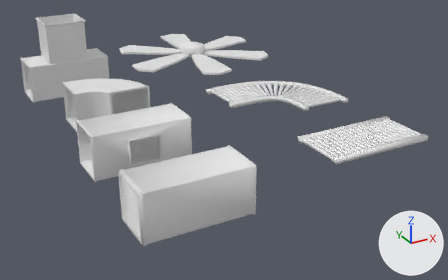
The Blender file Modelos/Blends/industria assets.blend: old version first, new version second.
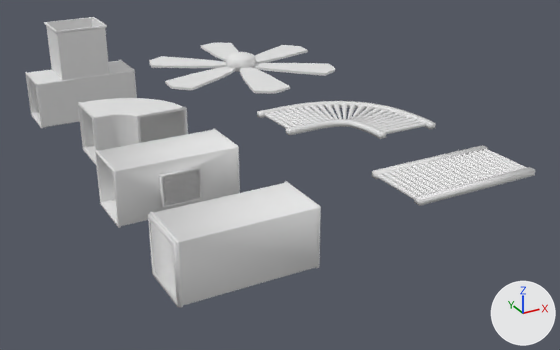
The first picture shows the older version from a 50 mm lens placed at (-1.17, -4.73, 4.03), pointed at (4.04, 4.74, -0.7). The close-ups show both versions on the part from 0% to 100% of the width and 0% to 100% of the height of that picture; other places that the commit changed are outside them. Arrows for +X, +Y and +Z are at lower right; the lights stay in place.

The scene before the commit, as lines of its bpy script (objects in view):
```python
me_cube = bpy.data.meshes.new('Cube')
me_cube.from_pydata(...)  # 104 vertices, 104 faces; spans x -0.82..0.82, y -0.38..0.38, z -0.38..0.38
me_cube_009 = bpy.data.meshes.new('Cube.009')
me_cube_009.from_pydata(...)  # 20 vertices, 10 faces; spans x -1.042..-0.982, y -1.709..-0.884, z 0.137..0.201
me_cube_009.polygons.foreach_set('use_smooth', [True] * 10)
me_cube_011 = bpy.data.meshes.new('Cube.011')
me_cube_011.from_pydata(...)  # 168 vertices, 92 faces; spans x -0.026..0.004, y -0.372..0.372, z -0.371..0.362
ob_dutoventilacao = bpy.data.objects.new('DutoVentilacao', me_cube)
ob_dutoventilacao.location = (2.0, 2.0, 0.0)
ob_esteira_curva = bpy.data.objects.new('Esteira.Curva', me_cube_009)
ob_esteira_curva.location = (6.01, 5.9, 0.0)
_m = ob_esteira_curva.modifiers.new('Array', 'ARRAY')
_m.fit_type = 'FIT_CURVE'
_m.count = 20
_m.curve = ob_béziercurve
_m.relative_offset_displace = (1.5, 0.0, 0.0)
_m = ob_esteira_curva.modifiers.new('Curve', 'CURVE')
_m.object = ob_béziercurve
ob_grade_dutoventilacao = bpy.data.objects.new('Grade.DutoVentilacao', me_cube_011)
ob_grade_dutoventilacao.location = (1.18, 2.0, 0.0)
# also in view: 'Esteira.Lado' at (5.0, 2.0, 0.17); 'DutoVentilacao.T' at (2.0, 8.0, 0.4); 'DutoVentilacao.Curvo' at (2.17, 5.87, 0.0); 'Ventilador.Centro' at (5.0, 8.0, 0.18); 'Ventilador.Elices' at (5.0, 8.0, 0.07)
```
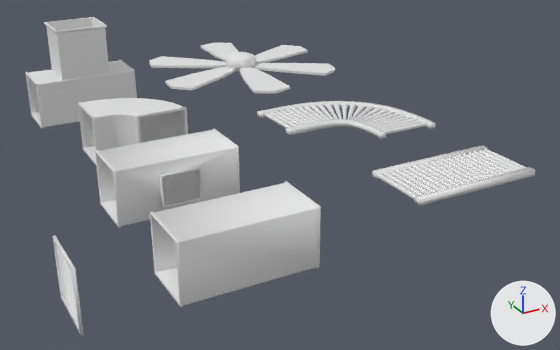
Location of each change, [x1, y1, x2, y2] in pixels of the close-ups (560 x 350 px):
'Grade.DutoVentilacao', moved: before [148, 214, 181, 307]; after [53, 235, 84, 335]
'Esteira.Lado', unchanged, covered by the edit: before [372, 145, 535, 206]
'Esteira.Curva.Lado', unchanged, covered by the edit: before [257, 101, 436, 139]

The change, as a diff of the scene's bpy script:
```diff
--- a/Modelos/Blends/industria assets.blend.py
+++ b/Modelos/Blends/industria assets.blend.py
@@ ob_grade_dutoventilacao @@
 ob_grade_dutoventilacao = bpy.data.objects.new('Grade.DutoVentilacao', me_cube_011)
-ob_grade_dutoventilacao.location = (1.18, 2.0, 0.0)
+ob_grade_dutoventilacao.location = (0.18, 2.0, 0.0)
```
